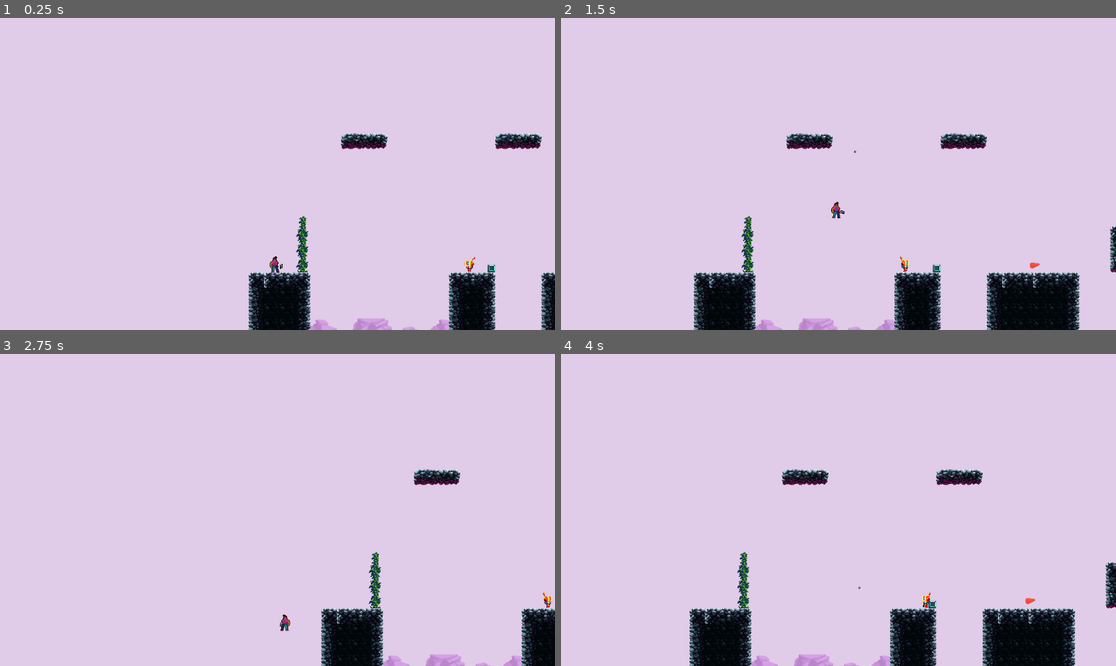
Above: before the commit, frames 1-4 (two rows, left to right).
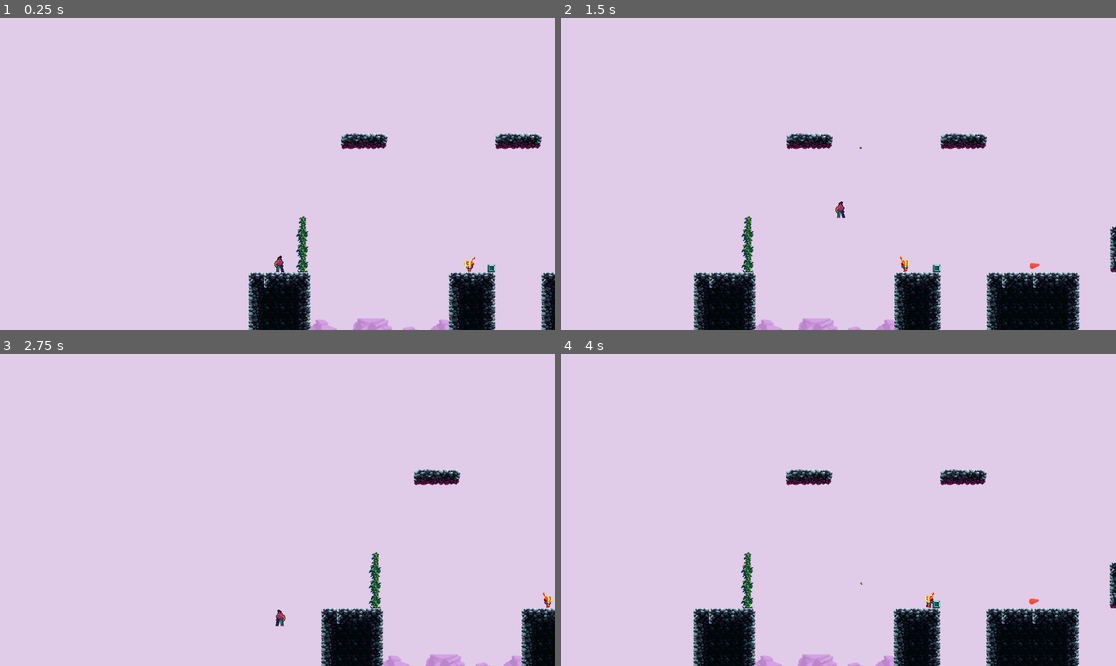
Above: after the commit, the same moments.

Repository: SamanAshoori/Godot_2D_Grapple_Game
Game: Godot game, scene res://Scenes/level_one.tscn
Two runs of this game, one before a commit and one after it. Both use one fixed random seed, a clock stepped at 60 frames per second and the inputs below.
Inputs (mouse positions are in pixels of both pictures, inside the frame that each line leads up to):
- Up to frame 1 (0.25 s): no input
- Up to frame 2 (1.5 s): move the mouse to (960, 158) at 0.52 s; hold D (move_right) from 0.53 s (still down); right-click (960, 158) at 0.6 s; tap Space (jump) at 0.77 s; move the mouse to (727, 189) at 1.27 s; click (727, 189) at 1.35 s
- Up to frame 3 (2.75 s): tap Space (jump) at 1.52 s; move the mouse to (333, 441) at 2.02 s; release D (move_right) at 2.03 s; hold A (move_left) from 2.03 s (still down); right-click (333, 441) at 2.1 s
- Up to frame 4 (4 s): move the mouse to (810, 572) at 2.77 s; release A (move_left) at 2.78 s; hold D (move_right) from 2.78 s (still down); click (810, 572) at 2.85 s; tap Space (jump) at 3.02, 3.77 s; move the mouse to (1005, 556) at 3.52 s; right-click (1005, 556) at 3.6 s

The runs differ from the first frame. In frame 1, 0.1% of the frame differs, in the area x 48-52%, y 76-82%; in frame 2, 0.1%; in frame 3, 0.1%; in frame 4, 4.4%, in the area x 23-100%, y 36-100%.

Commit message:
added player colision to ruby
added player collision to ruby

Diff:
--- a/Scenes/bullet.tscn
+++ b/Scenes/bullet.tscn
@@ -4,7 +4,7 @@
 [ext_resource type="Texture2D" uid="uid://xqw1u8e4q8fd" path="res://Sprites/3.png" id="1_xjght"]
 
 [sub_resource type="CircleShape2D" id="CircleShape2D_oduel"]
-radius = 3.0
+radius = 2.0
 
 [node name="Bullet" type="Node2D"]
 script = ExtResource("1_oduel")
--- a/Scenes/character_body_2d.gd
+++ b/Scenes/character_body_2d.gd
@@ -30,9 +30,11 @@
 
 	move_and_slide()
 
+
+
 func kill_player():
 	position = %RespawnPoint.position
-	print('test')
+	print('player_died')
 
 func _on_death_zone_body_entered(body: Node2D) -> void:
 	kill_player()
--- a/Scenes/gun.tscn
+++ b/Scenes/gun.tscn
@@ -1,13 +1,9 @@
-[gd_scene load_steps=3 format=3 uid="uid://bt6e4a68hll7c"]
+[gd_scene load_steps=2 format=3 uid="uid://bt6e4a68hll7c"]
 
-[ext_resource type="Texture2D" uid="uid://cnn2y412oicjf" path="res://Sprites/3_1.png" id="1_nxj5y"]
 [ext_resource type="Script" uid="uid://tqxkno016x0i" path="res://Scenes/gun.gd" id="1_oqrbh"]
 
 [node name="Gun" type="Node2D"]
 script = ExtResource("1_oqrbh")
 
-[node name="Sprite2D" type="Sprite2D" parent="."]
-texture = ExtResource("1_nxj5y")
-
 [node name="muzzle" type="Marker2D" parent="."]
-position = Vector2(6, 0)
+position = Vector2(11, 0)
--- a/Scenes/level_one.tscn
+++ b/Scenes/level_one.tscn
@@ -694,7 +694,7 @@
 unique_name_in_owner = true
 position = Vector2(83, 350)
 
-[node name="Ruby" parent="." instance=ExtResource("6_gni6d")]
-position = Vector2(729, 363)
+[node name="Ruby2" parent="." instance=ExtResource("6_gni6d")]
+position = Vector2(729, 364)
 
 [connection signal="body_entered" from="Death Zone" to="Player_Node" method="_on_death_zone_body_entered"]
--- a/Scenes/player_node.tscn
+++ b/Scenes/player_node.tscn
@@ -7,23 +7,15 @@
 [ext_resource type="PackedScene" uid="uid://bt6e4a68hll7c" path="res://Scenes/gun.tscn" id="4_a8sby"]
 
 [sub_resource type="RectangleShape2D" id="RectangleShape2D_dm0xv"]
-size = Vector2(15, 28)
+size = Vector2(17, 29)
 
 [sub_resource type="AtlasTexture" id="AtlasTexture_67j28"]
 atlas = ExtResource("2_a8sby")
-region = Rect2(0, 0, 48, 48)
+region = Rect2(98, 11, 23, 37)
 
 [sub_resource type="AtlasTexture" id="AtlasTexture_ofm4f"]
 atlas = ExtResource("2_a8sby")
-region = Rect2(48, 0, 48, 48)
-
-[sub_resource type="AtlasTexture" id="AtlasTexture_k3j84"]
-atlas = ExtResource("2_a8sby")
-region = Rect2(96, 0, 48, 48)
-
-[sub_resource type="AtlasTexture" id="AtlasTexture_g0med"]
-atlas = ExtResource("2_a8sby")
-region = Rect2(144, 0, 48, 48)
+region = Rect2(144, 11, 23, 37)
 
 [sub_resource type="AtlasTexture" id="AtlasTexture_bphjq"]
 atlas = ExtResource("3_67j28")
@@ -57,12 +49,6 @@
 }, {
 "duration": 1.0,
 "texture": SubResource("AtlasTexture_ofm4f")
-}, {
-"duration": 1.0,
-"texture": SubResource("AtlasTexture_k3j84")
-}, {
-"duration": 1.0,
-"texture": SubResource("AtlasTexture_g0med")
 }],
 "loop": true,
 "name": &"idle",
@@ -106,10 +92,12 @@
 }
 
 [node name="Player" type="CharacterBody2D" groups=["player"]]
+collision_layer = 3
+collision_mask = 3
 script = ExtResource("1_dm0xv")
 
 [node name="CollisionShape2D" type="CollisionShape2D" parent="."]
-position = Vector2(-6.5, 8)
+position = Vector2(5, 3)
 shape = SubResource("RectangleShape2D_dm0xv")
 
 [node name="Sprite2D" type="AnimatedSprite2D" parent="."]
@@ -125,7 +113,7 @@
 }
 
 [node name="Grapple_Controller" type="Node2D" parent="."]
-position = Vector2(-13, 11)
+position = Vector2(-2, 5)
 script = ExtResource("3_nbi4f")
 
 [node name="RayCast2D" type="RayCast2D" parent="Grapple_Controller"]
@@ -141,6 +129,6 @@
 one_shot = true
 
 [node name="Gun" parent="." instance=ExtResource("4_a8sby")]
-position = Vector2(8, 10)
+position = Vector2(6, -10)
 
 [connection signal="timeout" from="Grapple_Controller/Timer" to="Grapple_Controller" method="_on_timer_timeout"]
--- a/Scenes/ruby.tscn
+++ b/Scenes/ruby.tscn
@@ -1,11 +1,26 @@
-[gd_scene load_steps=3 format=3 uid="uid://crvku4pqpbg36"]
+[gd_scene load_steps=5 format=3 uid="uid://crvku4pqpbg36"]
 
 [ext_resource type="Texture2D" uid="uid://di7pclluob4hc" path="res://Sprites/ore_ruby.png" id="1_5m5tw"]
+[ext_resource type="Script" uid="uid://bk0b8ohg7t8a8" path="res://Scenes/ruby_node.gd" id="1_b1m4j"]
 [ext_resource type="Script" uid="uid://mfa63lpbpvth" path="res://Scenes/ruby.gd" id="2_g3vks"]
 
+[sub_resource type="RectangleShape2D" id="RectangleShape2D_g3vks"]
+size = Vector2(30, 19)
+
 [node name="Ruby" type="Node2D"]
+script = ExtResource("1_b1m4j")
 
 [node name="Sprite2D" type="Sprite2D" parent="."]
 scale = Vector2(0.3, 0.3)
 texture = ExtResource("1_5m5tw")
 script = ExtResource("2_g3vks")
+
+[node name="Area2D" type="Area2D" parent="."]
+collision_layer = 2
+collision_mask = 2
+
+[node name="CollisionShape2D" type="CollisionShape2D" parent="Area2D"]
+shape = SubResource("RectangleShape2D_g3vks")
+
+[connection signal="area_entered" from="Area2D" to="." method="_on_area_2d_area_entered"]
+[connection signal="body_shape_entered" from="Area2D" to="." method="_on_area_2d_body_shape_entered"]
--- /dev/null
+++ b/Scenes/ruby_node.gd
@@ -0,0 +1,10 @@
+extends Node2D
+
+
+
+func _on_area_2d_area_entered(area: Area2D) -> void:
+	print('Item detected')
+
+
+func _on_area_2d_body_shape_entered(body_rid: RID, body: Node2D, body_shape_index: int, local_shape_index: int) -> void:
+	print('Player Detected')
Not shown: 1 places in Scenes/player_node.tscn that only renumber resources
Not shown, added: Scenes/ruby_node.gd.uid
